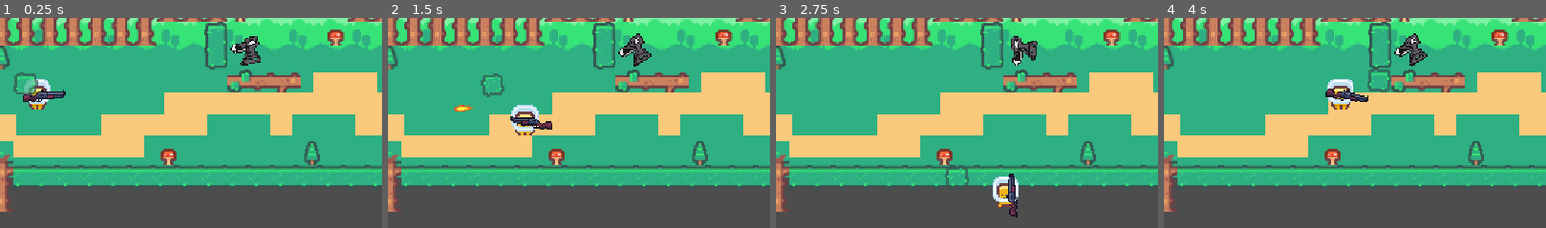
Above: before the commit, frames 1-4 (left to right).
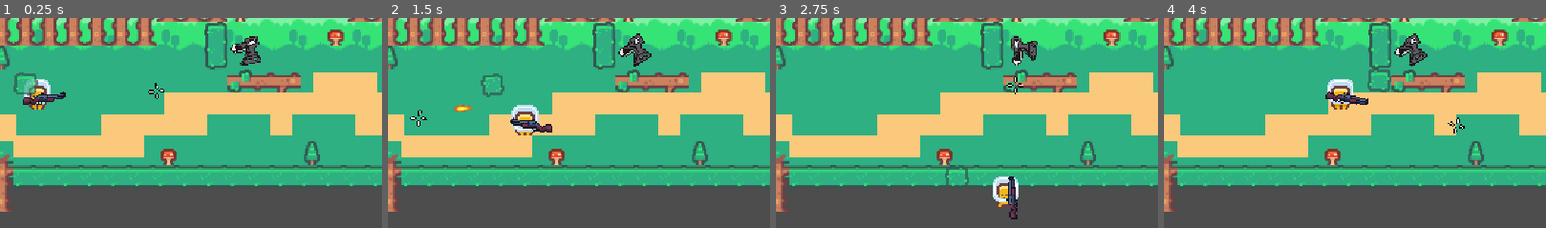
Above: after the commit, the same moments.

Repository: Silgnis/Game-Design-Project
Game: Godot game, scene res://Scenes/Main.tscn
Two runs of this game, one before a commit and one after it. Both use one fixed random seed, a clock stepped at 60 frames per second and the inputs below.
Inputs (mouse positions are % of the whole screen's width and height, from its top left):
- Up to frame 1 (0.25 s): no input
- Up to frame 2 (1.5 s): move the mouse to (72, 44) at 0.52 s; hold Right (right) 0.53-1.28 s; click (72, 44) at 0.6 s; move the mouse to (30, 54) at 1.27 s; hold Down (down) from 1.28 s (still down); click (30, 54) at 1.35 s
- Up to frame 3 (2.75 s): move the mouse to (60, 26) at 2.02 s; release Down (down) at 2.03 s; hold Right (right) from 2.03 s (still down); click (60, 26) at 2.1 s
- Up to frame 4 (4 s): move the mouse to (45, 69) at 2.77 s; release Right (right) at 2.78 s; hold Up (up) 2.78-3.53 s; click (45, 69) at 2.85 s; move the mouse to (80, 64) at 3.52 s; hold Left (left) from 3.53 s (still down); click (80, 64) at 3.6 s
The pictures show only the part of the screen within x 28-78%, y 31-81%; the shares and areas given below are measured in that part.

The runs differ from the first frame. In frame 1, 0.6% of the frame differs, in the area x 6-43%, y 30-42%; in frame 2, 0.6%, in the area x 5-43%, y 43-55%; in frame 3, 0.3%; in frame 4, 0.6%.

Commit message:
Added cursor with gun scene

Diff:
--- a/Scenes/gun.tscn
+++ b/Scenes/gun.tscn
@@ -2,12 +2,23 @@
 
 [ext_resource type="Texture2D" uid="uid://dak7nngajqojt" path="res://Resources/guns_v1.png" id="1_nxj5y"]
 [ext_resource type="Script" uid="uid://is1eft3wfpy6" path="res://Scripts/gun.gd" id="1_oqrbh"]
+[ext_resource type="Texture2D" uid="uid://cyteg4n1w8nsu" path="res://Resources/crosshair.png" id="3_t6ynv"]
+[ext_resource type="Script" uid="uid://deu6f16gis6fy" path="res://Scripts/cursor.gd" id="4_k4teu"]
 
 [node name="Gun" type="Node2D" unique_id=2031640145]
 
-[node name="Sprite2D" type="Sprite2D" parent="." unique_id=1636635855]
+[node name="rifle" type="Sprite2D" parent="." unique_id=1636635855]
 texture_filter = 1
+position = Vector2(0, 2)
 texture = ExtResource("1_nxj5y")
 region_enabled = true
 region_rect = Rect2(0, 22, 32, 11)
 script = ExtResource("1_oqrbh")
+
+[node name="Cursor" type="Sprite2D" parent="rifle" unique_id=2033691141]
+texture_filter = 1
+position = Vector2(85, -2)
+texture = ExtResource("3_t6ynv")
+region_enabled = true
+region_rect = Rect2(20, 30, 13, 13)
+script = ExtResource("4_k4teu")
